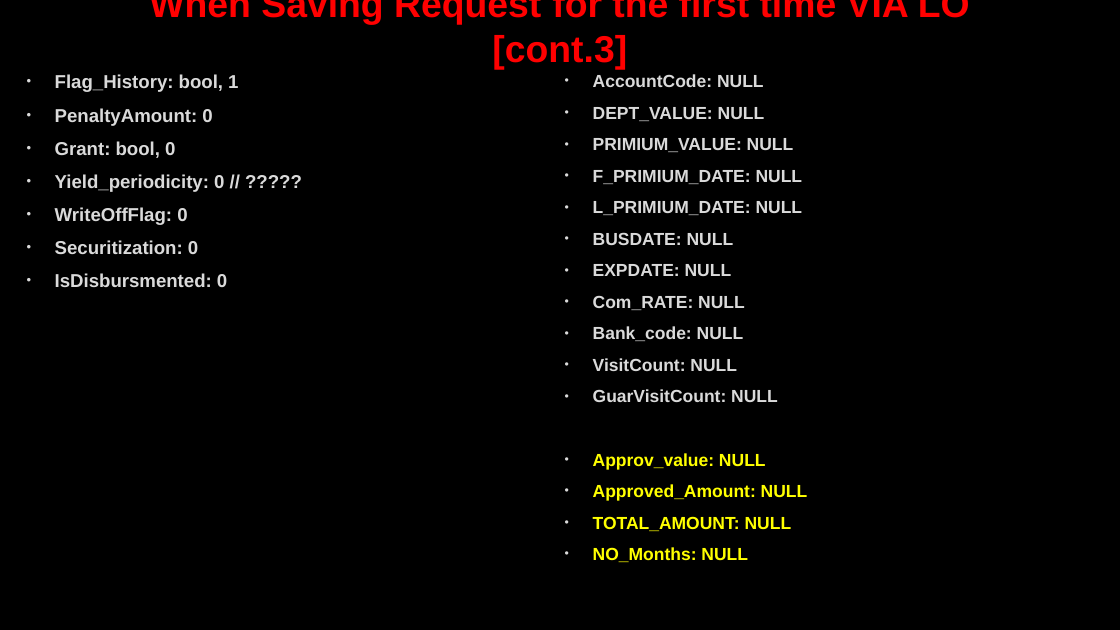
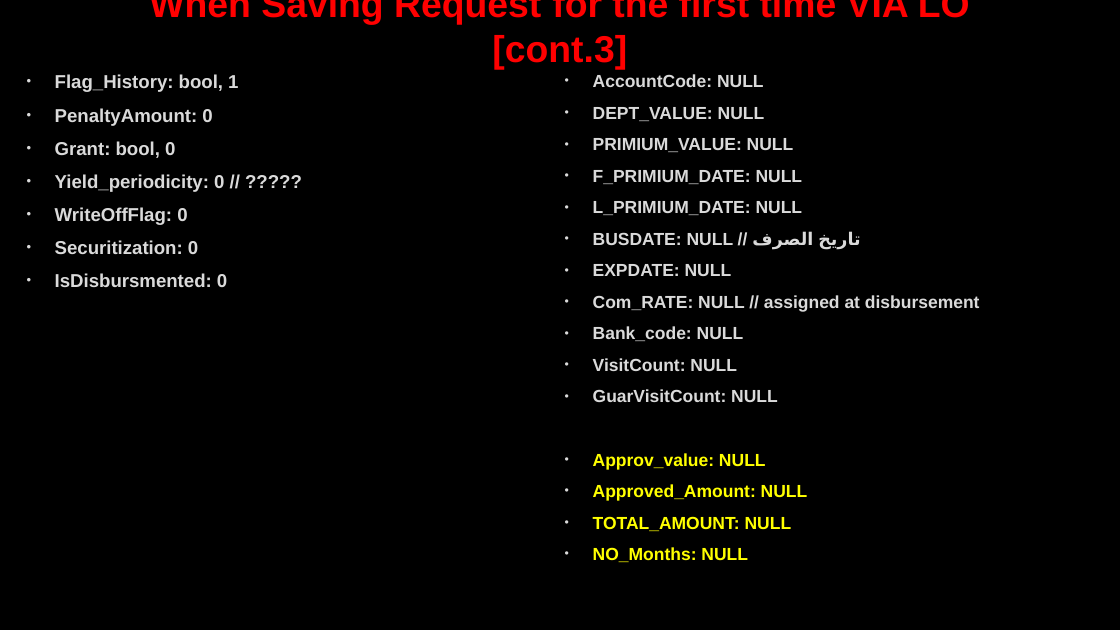
Before and after one commit to AhmedMohamedSamir1/Summary, a slide deck: slide 13 of Dot Net/Business.pptx (slide 18 before the commit). Drawn at 1120x630 pixels with LibreOffice and Linux fonts; fonts in the diff are those of the drawing; background and template pictures are left out. Boxes give left, top, right and bottom in pixels: in the first picture for what was removed or moved away, otherwise in the second. Text is boxed around its words. In the diff, an @@ line names an element or a change of style, - is before the commit and + after.

```diff
--- a/Dot Net/Business.pptx
+++ b/Dot Net/Business.pptx
@@ text at (593, 231, 860, 249): text changed @@
-• BUSDATE: NULL
+• BUSDATE: NULL // تاريخ الصرف
@@ text at (593, 295, 980, 312): text changed @@
-• Com_RATE: NULL
+• Com_RATE: NULL // assigned at disbursement
```
Also in this commit, not shown: 27 other slides changed, 64 slides added, 16 slides removed, 8 other files.
